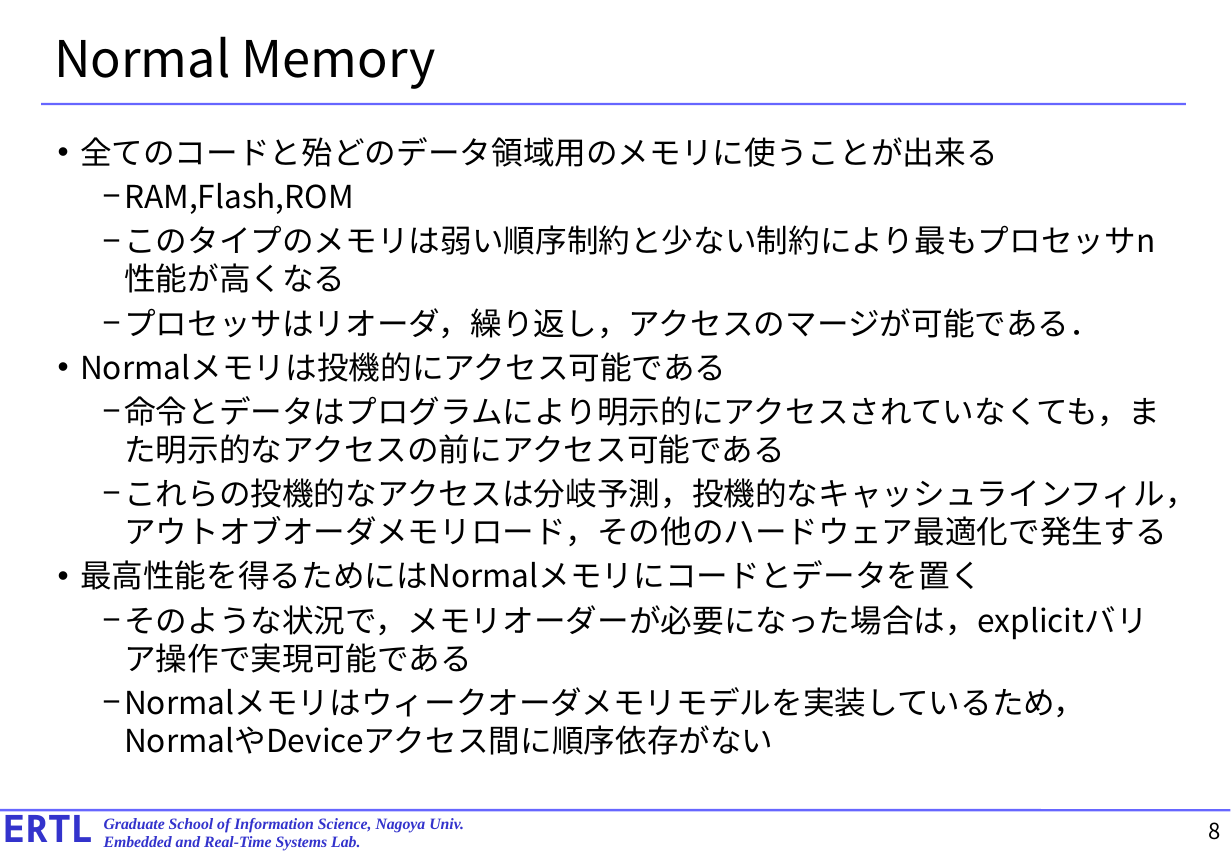
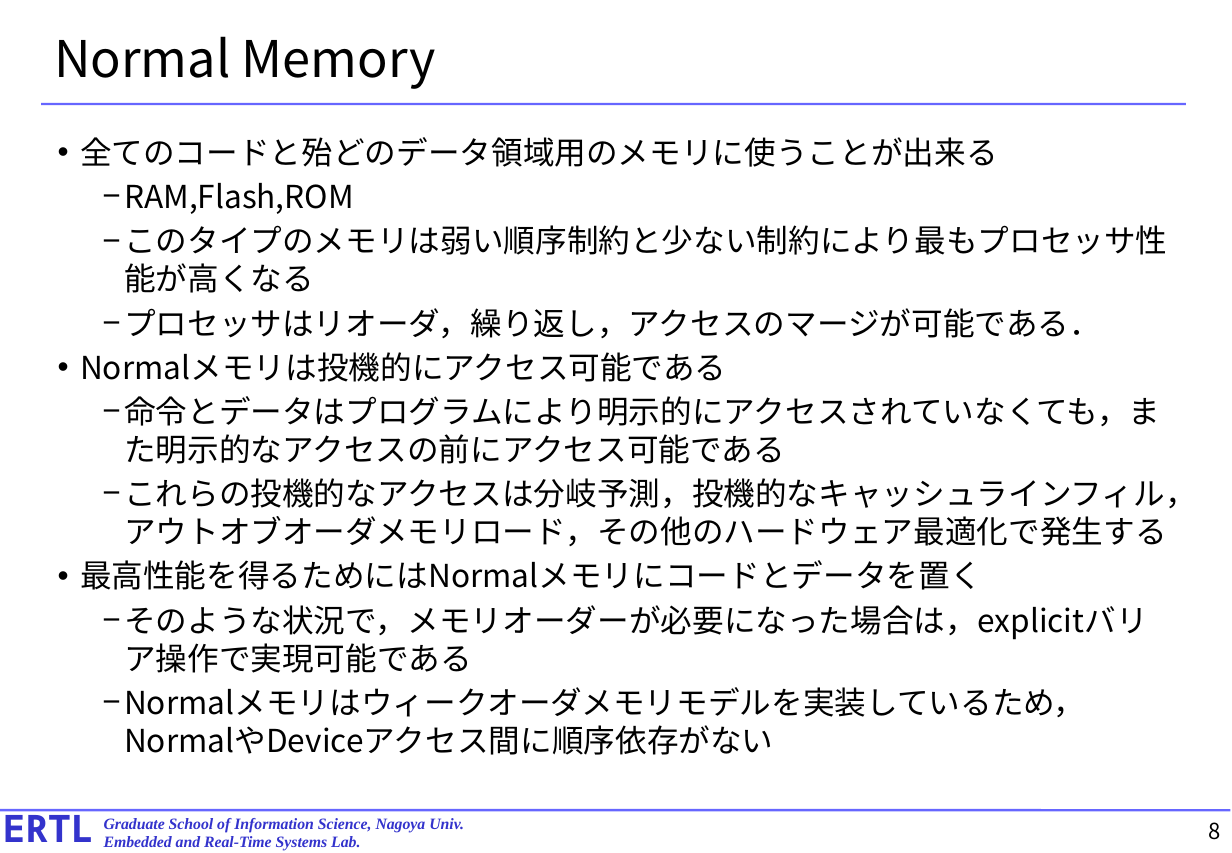
Before and after one commit to exshonda/arm64_basic, a slide deck: slide 8 of text/11.chapter13.pptx. Drawn at 1232x853 pixels with LibreOffice and Linux fonts; fonts in the diff are those of the drawing. Boxes give left, top, right and bottom in pixels: in the first picture for what was removed or moved away, otherwise in the second. Text is boxed around its words. In the diff, an @@ line names an element or a change of style, - is before the commit and + after.

```diff
--- a/text/11.chapter13.pptx
+++ b/text/11.chapter13.pptx
@@ text at <box>124,225,1167,293</box>: text changed @@
-  − このタイプのメモリは弱い順序制約と少ない制約により最もプロセッサn性能が高くなる
+  − このタイプのメモリは弱い順序制約と少ない制約により最もプロセッサ性能が高くなる
```
Also in this commit, not shown: 5 other slides changed, 1 other file.
